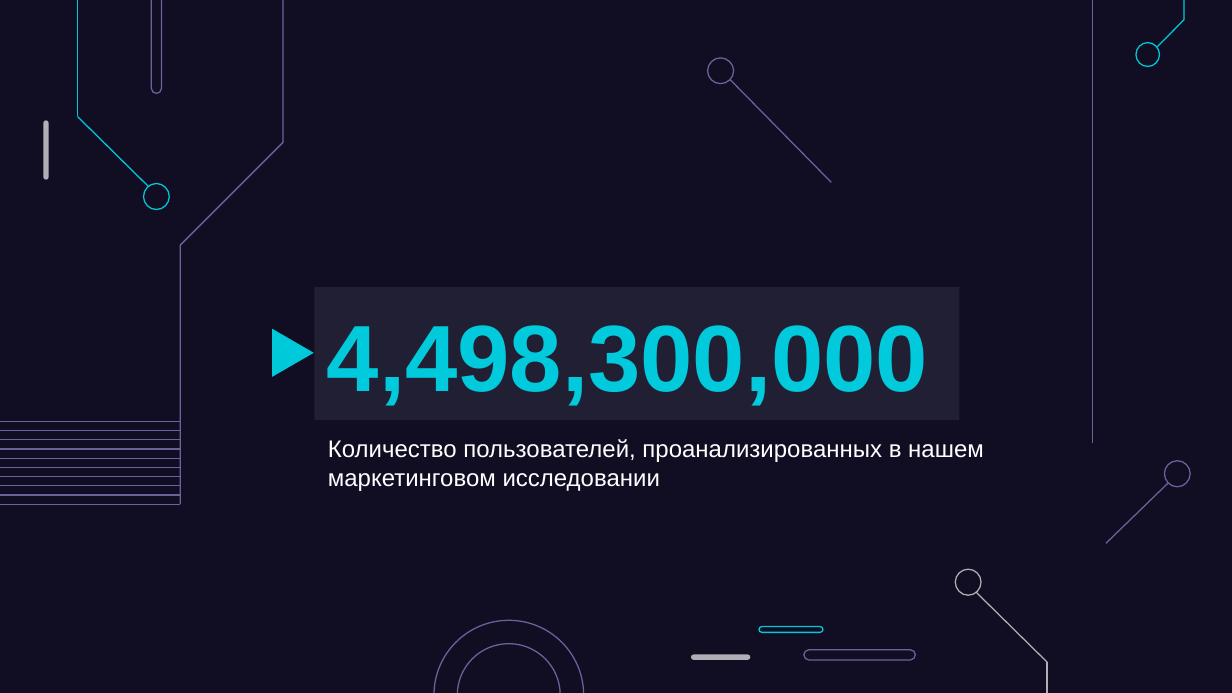
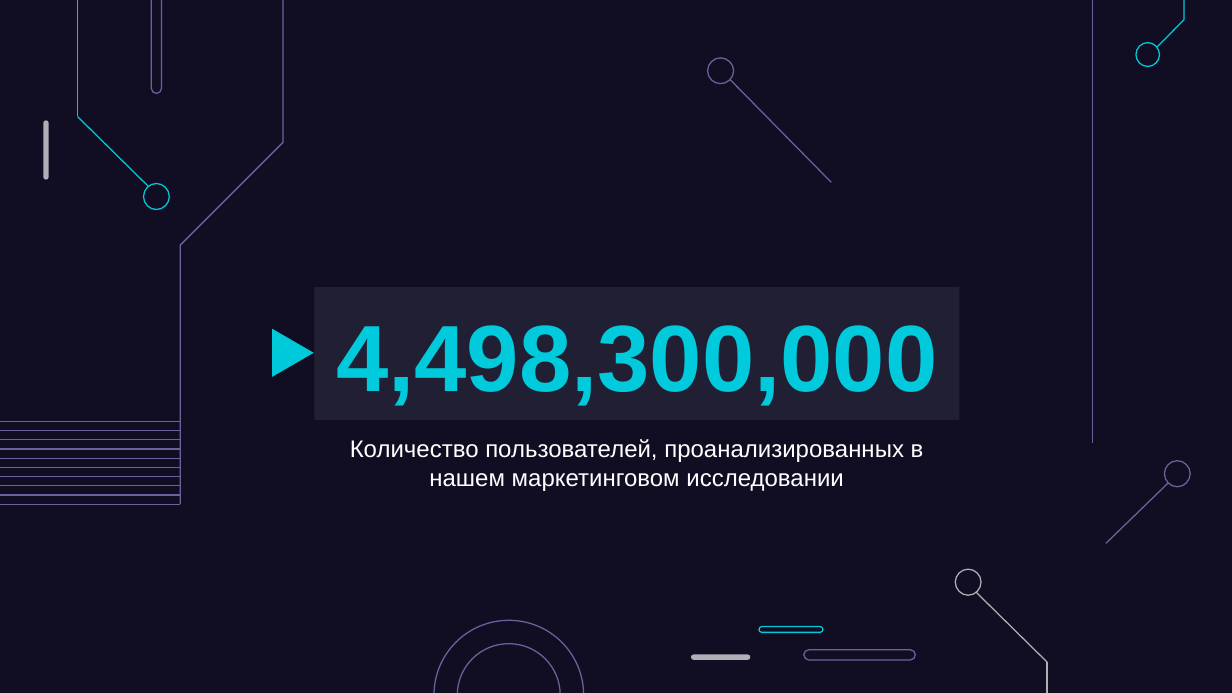
Before and after one commit to YazevStas/Presentation-Library, a slide deck: slide 1 of slides/slide_08.pptx. Drawn at 1232x693 pixels with LibreOffice and Linux fonts; fonts in the diff are those of the drawing. Boxes give left, top, right and bottom in pixels: in the first picture for what was removed or moved away, otherwise in the second. Text is boxed around its words. In the diff, an @@ line names an element or a change of style, - is before the commit and + after.

```diff
--- a/slides/slide_08.pptx
+++ b/slides/slide_08.pptx
@@ title "4,498,300,000" at (314,287,958,420): alignment left to centre @@
@@ subtitle "Количество пользователей, проанализированных в нашем ..." at (350,439,924,491): alignment left to centre @@
```
Also in this commit, not shown: 3 other files.
